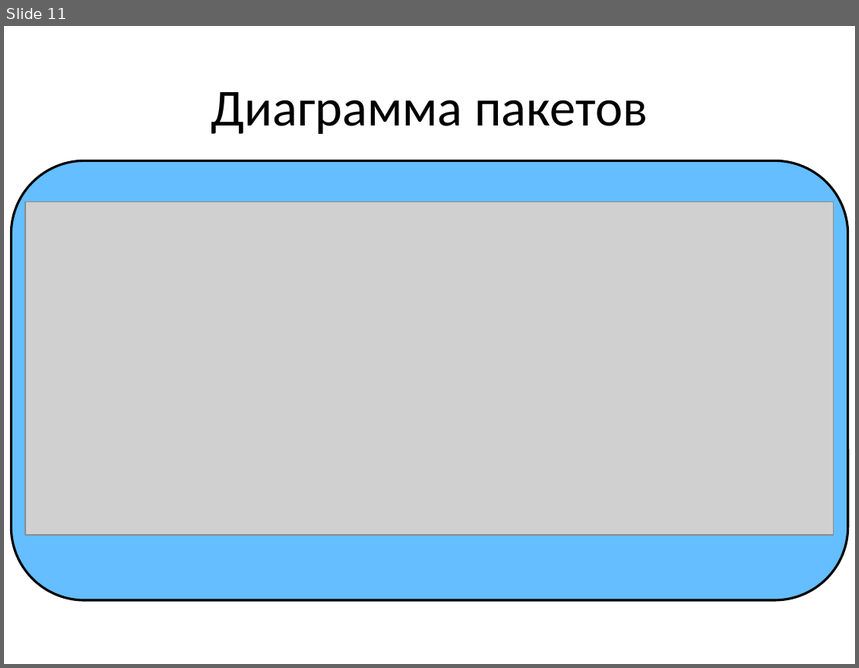
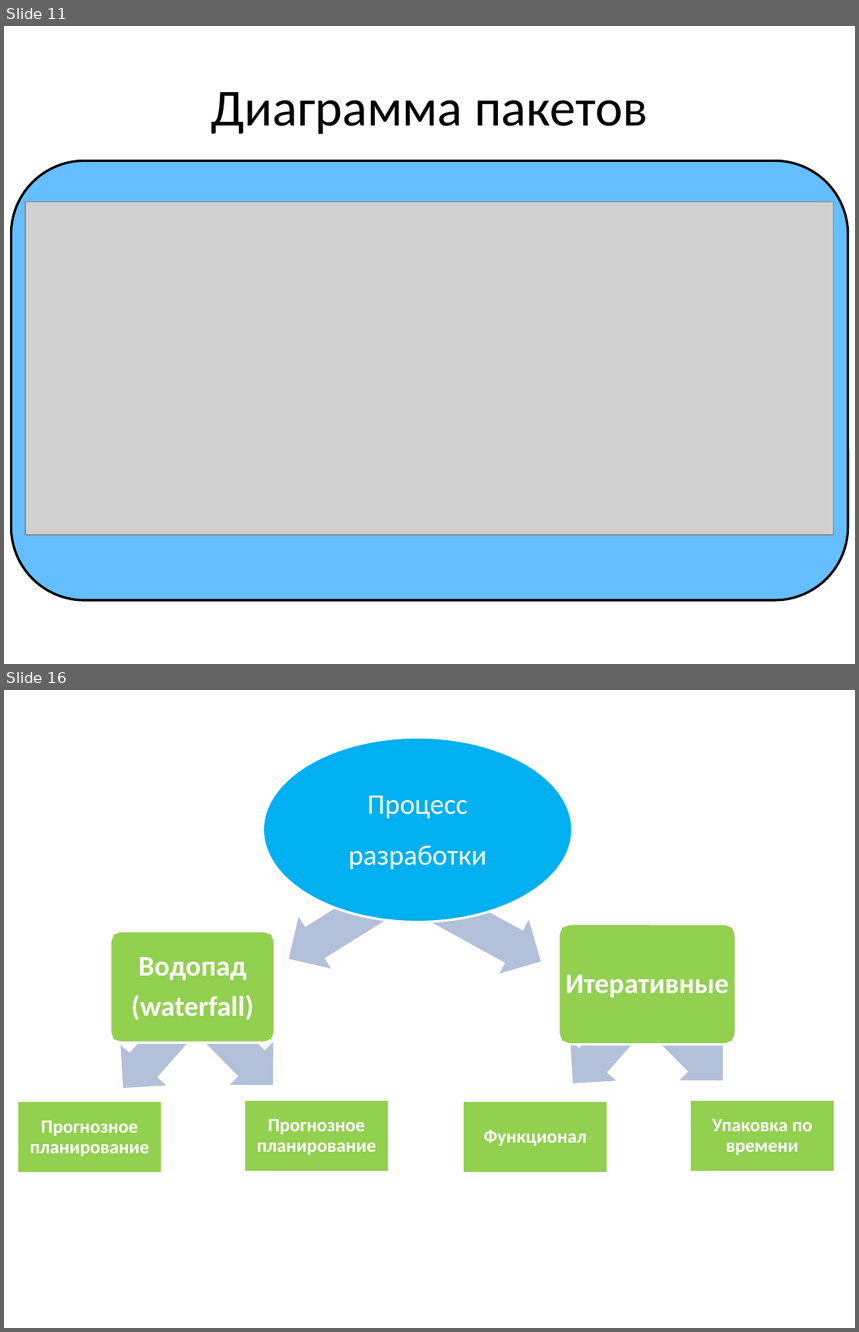
Before and after one commit to russov/cpp_craft_1013, a slide deck: lections/cpp_craft_lec_8_pre.pptx. Shown one above the other, each under a label of ours: slide 11 before the commit, slides 11 and 16 after it; the slides between them are not shown. The pictures are 859x668 and 859x1332 pixels, drawn with LibreOffice and Linux fonts; fonts in the diff are those of the drawing; grey boxes stand for pictures. Boxes give left, top, right and bottom in pixels: in the first picture for what was removed or moved away, otherwise in the second. Text is boxed around its words. In the diff, an @@ line names an element or a change of style, - is before the commit and + after.

```diff
--- a/lections/cpp_craft_lec_8_pre.pptx
+++ b/lections/cpp_craft_lec_8_pre.pptx
@@ slide 16 added at <box>4,690,855,1328</box>, background #FFFFFF @@
@@ ellipse added at <box>262,738,572,923</box>, fill #00B0F0, outline #FFFFFF 2 pt, 24 pt, text #FFFFFF @@
+Процесс разработки
@@ left arrow added at <box>273,868,411,986</box>, fill #B3C1DB @@
@@ left arrow added at <box>417,875,556,989</box>, fill #B3C1DB @@
@@ rounded rectangle added at <box>110,931,275,1043</box>, fill #92D050, outline #FFFFFF 2 pt @@
@@ rectangle added at <box>113,934,272,1039</box>, fill #92D050, 24 pt, text #FFFFFF, bold @@
+Водопад
+(waterfall)
@@ rounded rectangle added at <box>559,924,736,1045</box>, fill #92D050, outline #FFFFFF 2 pt @@
@@ rectangle added at <box>563,927,733,1040</box>, fill #92D050, 24 pt, text #FFFFFF, bold @@
+Итеративные
@@ left arrow added at <box>101,975,229,1109</box>, fill #B3C1DB @@
@@ left arrow added at <box>164,976,295,1107</box>, fill #B3C1DB @@
@@ left arrow added at <box>550,970,678,1104</box>, fill #B3C1DB @@
@@ left arrow added at <box>614,970,745,1102</box>, fill #B3C1DB @@
@@ rectangle added at <box>18,1102,161,1172</box>, fill #92D050, 16 pt, text #FFFFFF, bold @@
+Прогнозное планирование
@@ rectangle added at <box>245,1101,388,1171</box>, fill #92D050, 16 pt, text #FFFFFF, bold @@
+Прогнозное планирование
@@ rectangle added at <box>464,1102,607,1172</box>, fill #92D050, 16 pt, text #FFFFFF, bold @@
+Функционал
@@ rectangle added at <box>691,1101,834,1171</box>, fill #92D050, 16 pt, text #FFFFFF, bold @@
+Упаковка по времени
```
Also in this commit, not shown: 4 slides changed, 5 other slides added.
